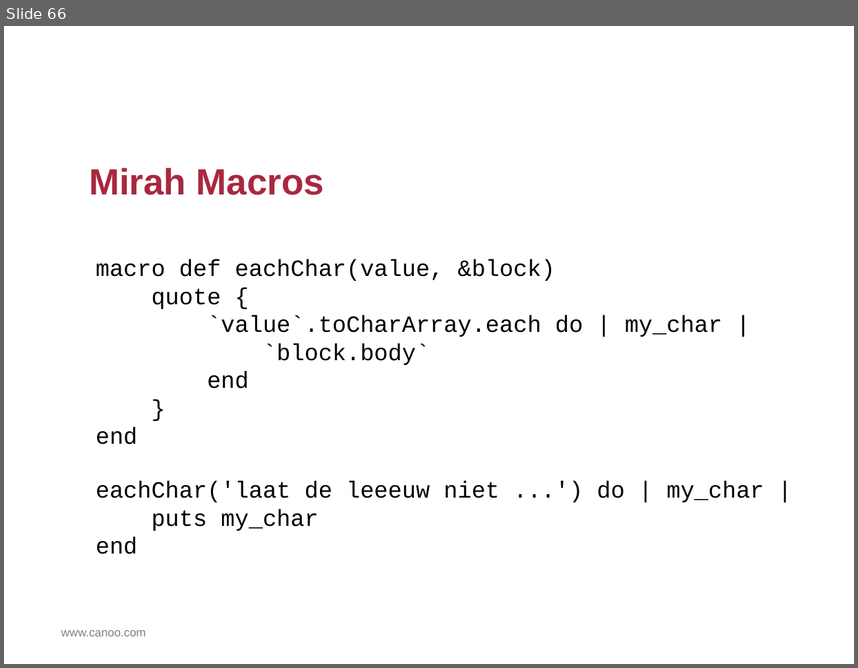
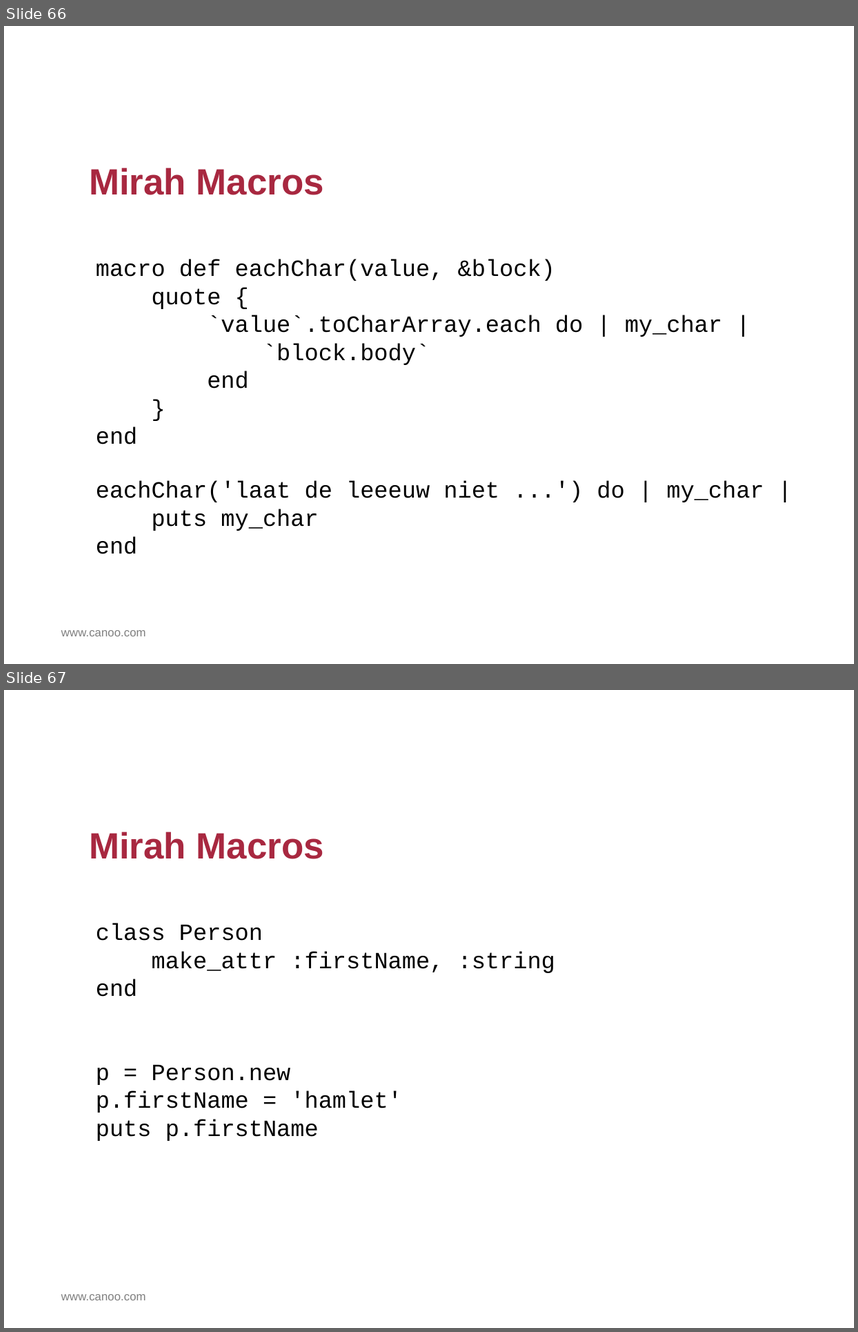
Before and after one commit to HamletDRC/presentations, a slide deck: asttransformations/AstTransformations.odp. Shown one above the other, each under a label of ours: slide 66 before the commit, slides 66 and 67 after it. The pictures are 858x668 and 858x1332 pixels, drawn with LibreOffice and Linux fonts; fonts in the diff are those of the drawing; background and template pictures are left out. Boxes give left, top, right and bottom in pixels: in the first picture for what was removed or moved away, otherwise in the second. Text is boxed around its words. In the diff, an @@ line names an element or a change of style, - is before the commit and + after.

Commit message:
added mirah macro example (fixed)

```diff
--- a/asttransformations/AstTransformations.odp
+++ b/asttransformations/AstTransformations.odp
@@ slide 67 added at [4,690,854,1328], background #FFFFFF; not listed: 1 template element that a slide beside it also shows @@
@@ title added at [89,831,324,859], 44 pt, text #A82840, bold @@
+Mirah Macros
@@ text added at [96,923,555,1141], 28 pt, text #000000 @@
+class Person
+make_attr :firstName, :string
+end
+p = Person.new
+p.firstName = 'hamlet'
+puts p.firstName
```
Also in this commit, not shown: 1 other slide added, 2 other files.
